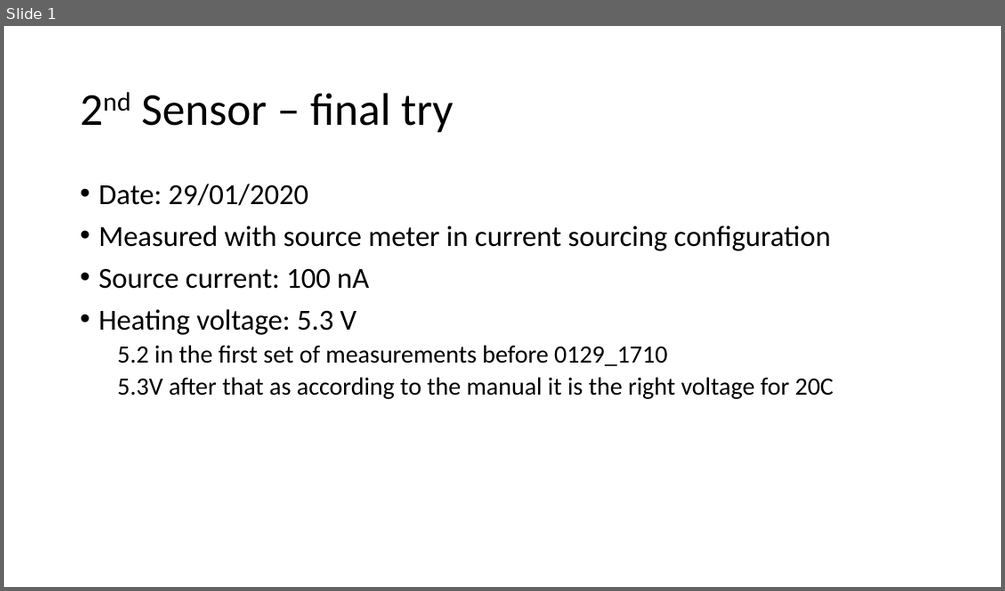
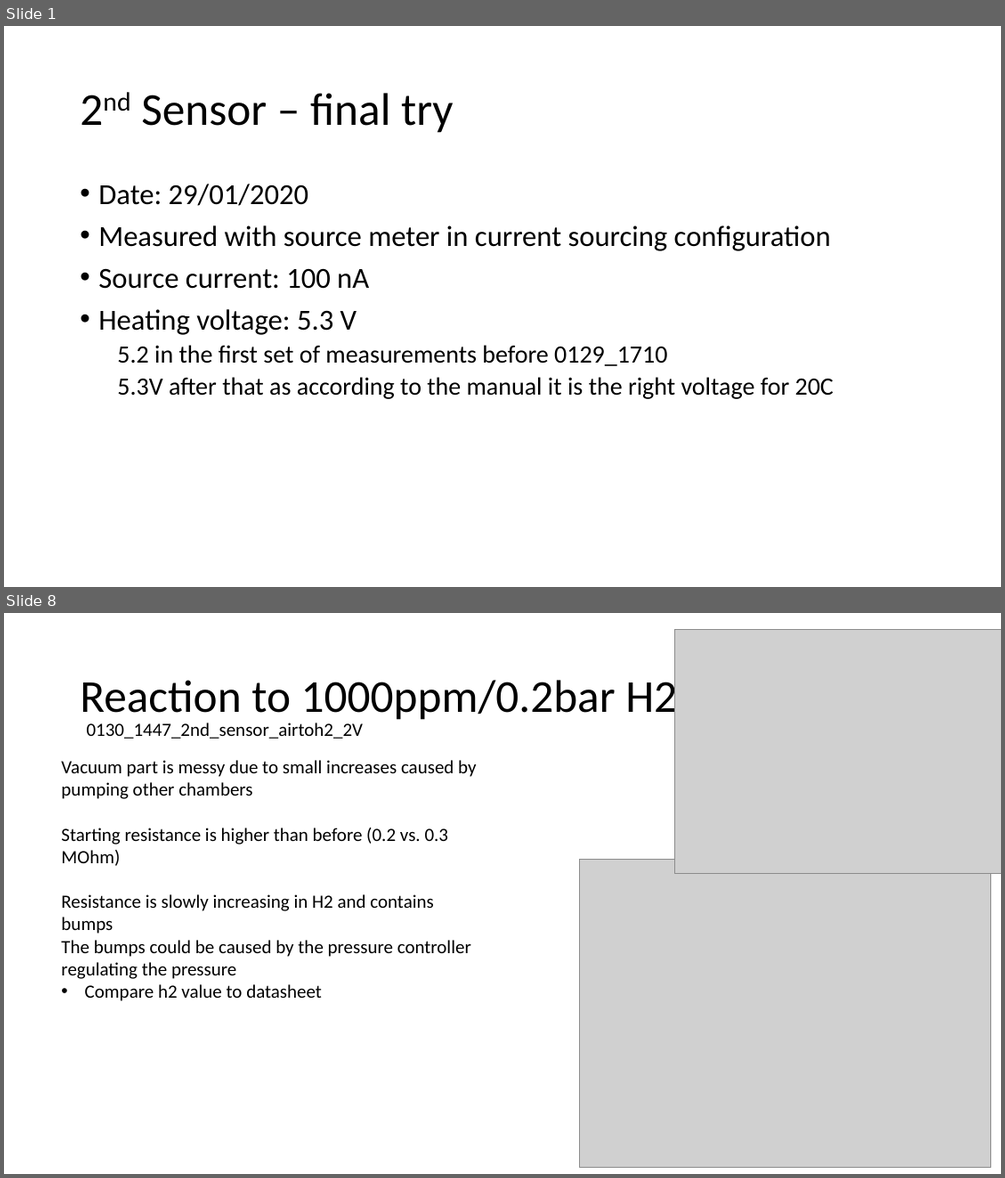
Before and after one commit to HetRijk/MEP_control_software, a slide deck: Measurements/20200129 Second sensor final try/2nd Sensor – final try.pptx. Shown one above the other, each under a label of ours: slide 1 before the commit, slides 1 and 8 after it; the slides between them are not shown. The pictures are 1005x591 and 1005x1178 pixels, drawn with LibreOffice and Linux fonts; fonts in the diff are those of the drawing; grey boxes stand for pictures. Boxes give left, top, right and bottom in pixels: in the first picture for what was removed or moved away, otherwise in the second. Text is boxed around its words. In the diff, an @@ line names an element or a change of style, - is before the commit and + after.

Commit message:
Nearly completed analysis of second sensor data
Only misses check with datasheet to be complete

```diff
--- a/Measurements/20200129 Second sensor final try/2nd Sensor – final try.pptx
+++ b/Measurements/20200129 Second sensor final try/2nd Sensor – final try.pptx
@@ slide 8 added at (x1=4, y1=613, x2=1001, y2=1174), background #FFFFFF @@
@@ picture added at (x1=675, y1=629, x2=1001, y2=873) @@
@@ title added at (x1=80, y1=674, x2=677, y2=722), 44 pt, text #000000 @@
+Reaction to 1000ppm/0.2bar H2
@@ text added at (x1=87, y1=722, x2=363, y2=738), 18 pt, text #000000 @@
+0130_1447_2nd_sensor_airtoh2_2V
@@ text added at (x1=61, y1=760, x2=476, y2=1001), 18 pt, text #000000 @@
+Vacuum part is messy due to small increases caused by pumping other chambers
+Starting resistance is higher than before (0.2 vs. 0.3 MOhm)
+Resistance is slowly increasing in H2 and contains bumps
+The bumps could be caused by the pressure controller regulating the pressure
+• Compare h2 value to datasheet
@@ picture added at (x1=580, y1=859, x2=990, y2=1167) @@
```
Also in this commit, not shown: 3 slides changed, 8 other slides added, 26 other files.
